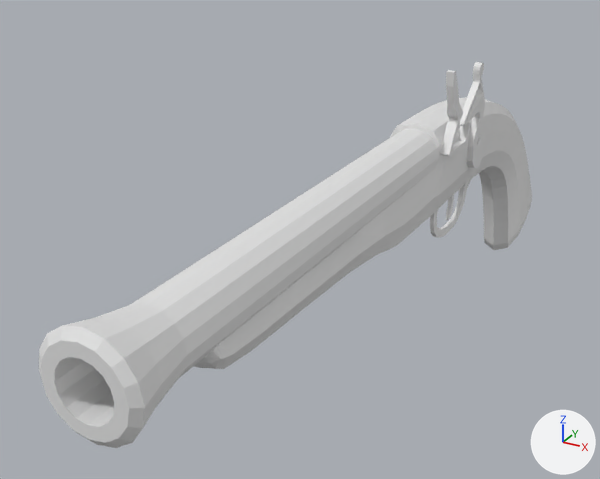
What one commit did to the Blender file BlendFiles/Weapons.blend.
Both versions are drawn from a 50 mm camera at (0.216, -0.569, 0.264) aimed at (-0.072, -0.045, 0.002). The lights are fixed; the arrows at lower right show +X, +Y and +Z.

Before the edit, the objects in view are built like this:
```python
me_cylinder_002 = bpy.data.meshes.new('Cylinder.002')
me_cylinder_002.from_pydata(...)  # 803 vertices, 797 faces; spans x -1.43..1.43, y -9.36..3.21, z -2.94..1.0
ob_weapon_flintlock = bpy.data.objects.new('weapon_flintlock', me_cylinder_002)
ob_weapon_flintlock.location = (0.0, -0.1784, 0.0699)
ob_weapon_flintlock.rotation_euler = (1.571, 0.0, 0.0)  # degrees (90, 0, 0)
ob_weapon_flintlock.scale = (0.0201, 0.0201, 0.181)
```
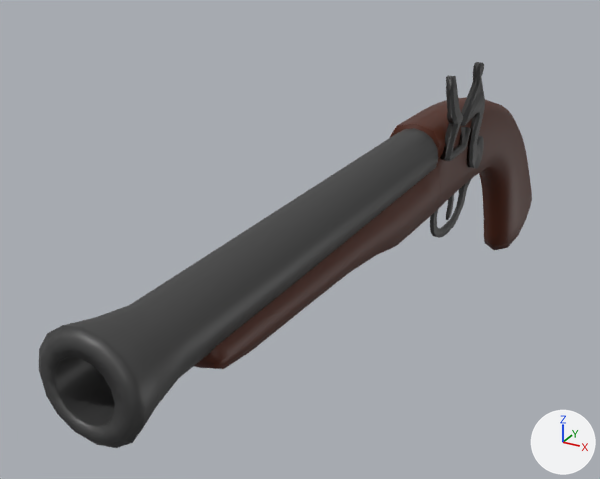
Location of each change, [x1, y1, x2, y2] in pixels of the pictures (600 x 479 px; the box of a moved part takes in the faces that stretch with it):
part 1 of me_cylinder_002, moved or reshaped: before [41, 70, 471, 443]; after [41, 75, 471, 443]
part 2 of me_cylinder_002, recoloured (grey to brown): [194, 97, 532, 369] in both
part 3 of me_cylinder_002, recoloured: [39, 62, 485, 448] in both

What the commit changed:
Material 'flintlock_metal_material' (mat_flintlock_metal_material) is new.
Its base color is (0.0835, 0.0835, 0.0835) (dark grey #525252).
Its metallic is 0.5.
Material 'flintlock_stock_material' (mat_flintlock_stock_material) is new.
Its base color is (0.0766, 0.0114, 0.0) (brown #4e1c00).
me_cylinder_002 is used by ob_weapon_flintlock; location (0.0, -0.1784, 0.0699); rotation (1.571, 0.0, 0.0), in degrees (90, 0, 0); scale (0.0201, 0.0201, 0.181).
me_cylinder_002 had 803 vertices, 797 faces and spanned x -1.43..1.43, y -9.36..3.21, z -2.94..1.0.
me_cylinder_002 now has 835 vertices, 829 faces and spans x -1.43..1.43, y -9.36..3.02, z -2.94..1.0.
Part 1, on me_cylinder_002:
39 vertices are removed from x -0.74..1.35, y -0.74..3.21, z -1.28..1.0.
69 faces are deleted.
19 vertices move from x -0.81..1.35, y -0.81..1.47, z -1.27..1.0 to x -0.81..1.35, y -0.81..3.02, z -1.15..1.0.
39 vertices are added at x -0.81..0.97, y -0.81..1.28, z -1.29..1.0.
16 new vertices lie (0.0, 0.0, 1.92) away from vertices in x -0.81..0.81, y -0.81..0.81, z -0.93.
16 new vertices lie (0.38, 0.0, 0.0) away from vertices in x 0.97..1.35, y -0.2..1.21, z -1.29..-1.03.
101 new faces join them, mat_flintlock_metal_material (dark grey #525252).
me_cylinder_002 part 2: 390 faces spanning x -1.09..1.09, y -9.36..1.18, z -2.94..0.62 switch from no material to mat_flintlock_stock_material (brown #4e1c00).
me_cylinder_002 part 3: 338 faces spanning x -1.43..1.43, y -4.95..3.02, z -1.8..1.0 switch from no material to mat_flintlock_metal_material (dark grey #525252).
